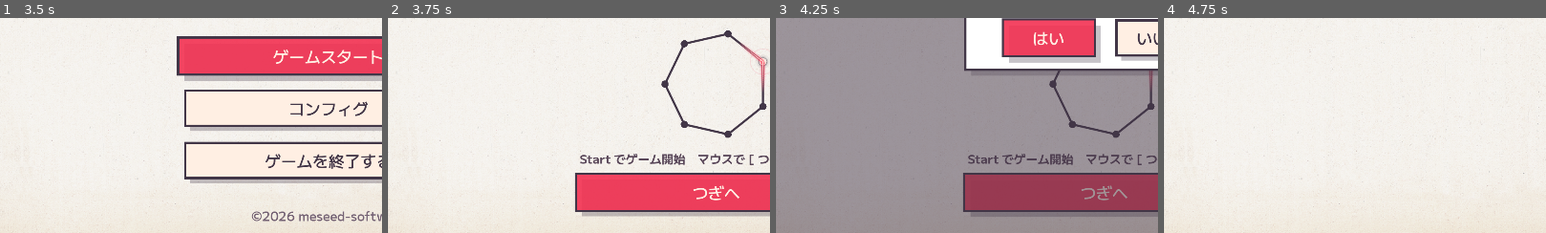
Above: before the commit, frames 1-4 (left to right).
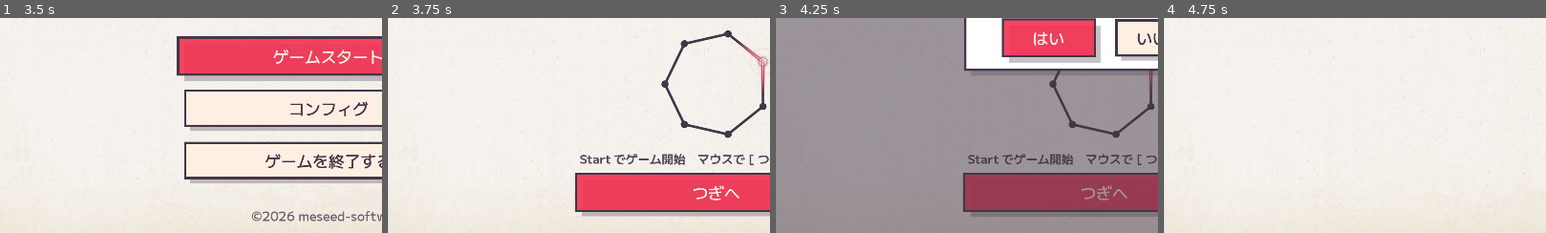
Above: after the commit, the same moments.

Repository: mogurer/Katadraw
Game: Godot game, scene res://scenes/game.tscn
The game is run twice, just before and just after one commit, with the same random seed, the same clock (stepped at 60 frames per second) and the same inputs.
Inputs (mouse positions are % of the whole screen's width and height, from its top left):
- Up to frame 1 (3.5 s): tap Enter at 0.5, 0.6 s; move the mouse to (72, 45) at 0.52 s; hold Right 0.53-1.25 s; click (72, 45) at 0.67 s; tap Space at 0.77 s; drag from (30, 55) to (45, 70) at 1.27 s; move the mouse to (60, 28) at 2.02 s; hold Right 2.03-2.75 s; tap Z at 2.1 s; drag from (45, 70) to (20, 35) at 2.77 s
- Up to frame 2 (3.75 s): tap Space at 3.5 s; move the mouse to (80, 65) at 3.52 s; hold Left from 3.53 s (still down); tap Backspace at 3.6 s
- Up to frame 3 (4.25 s): keep holding Left; tap Space at 3.77 s
- Up to frame 4 (4.75 s): release Left at 4.25 s; tap Enter at 4.25 s; drag from (20, 35) to (35, 25) at 4.27 s
The pictures show only the part of the screen within x 7-57%, y 50-100%; the shares and areas given below are measured in that part.

Frame 1 is identical in both runs. In frame 2, 0.4% of the frame differs, in the area x 72-98%, y 7-55%; in frame 3, 0.1%; in frame 4, nothing differs.

Commit message:
出題時のKATAの微修正、画面端やUIにかかる問題の解決
木緒作業

Diff:
--- a/Resources/stage_data.gd
+++ b/Resources/stage_data.gd
@@ -95,7 +95,7 @@
 		return _heptagram_silhouette_master_row.duplicate(true)
 	_heptagram_silhouette_master_row = _load_custom_stage_master_row(
 		HEPTAGRAM_SILHOUETTE_STAGE_JSON,
-		{"type": "heptagram_silhouette", "stage_id": "heptagram_silhouette", "num_points": 14, "min_radius": 128.0, "max_radius": 420.0, "variance": 0.15, "display_rate_min_pct": 80.0, "clear_pct": 97.0},
+		{"type": "heptagram_silhouette", "stage_id": "heptagram_silhouette", "num_points": 14, "min_radius": 128.0, "max_radius": 420.0, "variance": 0.1875, "display_rate_min_pct": 80.0, "clear_pct": 97.0},
 		"七芒星シルエット",
 		"heptagram_silhouette",
 		"heptagram_silhouette"
@@ -106,7 +106,7 @@
 static func get_stages() -> Array:
 	var overrides_list: Array = [
 		# チュートリアル: 正三角形（3頂点）
-		{"type": "triangle", "stage_id": "tutorial_triangle", "num_points": 3, "min_radius": 180.0, "max_radius": 260.0, "vertex_range": [3, 3], "variance": 0.20, "zigzag": 0.08, "clear_pct": 98.5},
+		{"type": "triangle", "stage_id": "tutorial_triangle", "num_points": 3, "min_radius": 162.0, "max_radius": 234.0, "vertex_range": [3, 3], "variance": 0.20, "zigzag": 0.08, "clear_pct": 98.5},
 		# テスト: 正方形（点対応・弧対応の判定を試す）
 		{"type": "square", "stage_id": "test_square", "num_points": 12, "min_radius": 180.0, "max_radius": 260.0, "variance": 0.20, "clear_pct": 97.5},
 		# circle: 14点、難易度2
--- a/scripts/game.gd
+++ b/scripts/game.gd
@@ -427,8 +427,8 @@
 	else:
 		font_din = font
 	var vp: Vector2 = get_viewport_rect().size
-	# Center shape in right 3/4 area (UI zone is left 1/4)
-	shape_center = Vector2(vp.x * GameConfig.UI_WIDTH_RATIO + (vp.x - vp.x * GameConfig.UI_WIDTH_RATIO) * 0.5, vp.y * 0.5)
+	# 有効エリア中央（上下左右40px + 右上UI禁忌ゾーン考慮）
+	shape_center = _default_stage_shape_center(vp)
 	_setup_audio()
 	# Load logo texture
 	logo_texture = _load_texture("res://assets/UI/messed_logo.png")
@@ -813,8 +813,10 @@
 
 
 func _default_stage_shape_center(vp: Vector2) -> Vector2:
-	# 左1/4がUIのため、右3/4領域の中央に図形を配置
-	return Vector2(vp.x * GameConfig.UI_WIDTH_RATIO + (vp.x - vp.x * GameConfig.UI_WIDTH_RATIO) * 0.5, vp.y * 0.5)
+	# 画面中央を基準に、上端の TIME UI 被りを避けるため Y を少し下げる
+	# 右上禁忌ゾーンは上端の一角のみのため X は画面中央のままでよい
+	# 点のクランプは _keep_points_inside_playfield が担う
+	return Vector2(vp.x * 0.5, vp.y * 0.5 + 80.0)
 
 
 func _begin_stage_with_config(idx: int, cfg: Dictionary, center: Vector2, next_state: String = "guide_info", reset_move_track: bool = true) -> void:
--- a/scripts/stage_manager.gd
+++ b/scripts/stage_manager.gd
@@ -230,6 +230,19 @@
 func _keep_points_inside_playfield(pts: Array[Vector2], viewport_size: Vector2) -> void:
 	if pts.is_empty():
 		return
+	# 上下左右 40px マージン
+	const PLAY_MARGIN: float = 40.0
+	var play_left: float  = PLAY_MARGIN
+	var play_right: float = viewport_size.x - PLAY_MARGIN
+	var play_top: float   = PLAY_MARGIN
+	var play_bottom: float = viewport_size.y - PLAY_MARGIN
+	# STAGE/TIME UI 禁忌ゾーン（右上）: HUDボックス左端 + ラベル幅(約130) + 40px余白
+	# box_x_base = vp.x - 384 (= right_margin24 + box_w350 + extra10)
+	# ラベルはさらに左に ~130px → 禁忌左端 = vp.x - 384 - 130 - 40 = vp.x - 554
+	# TIME 下端 = 160 (time_y100 + box_h60)、40px余白 → 禁忌下端 = 200
+	var ui_x_left: float   = viewport_size.x - 554.0
+	const UI_Y_BOTTOM: float = 200.0  # TIME下端160 + 余白40
+
 	var min_x: float = INF
 	var max_x: float = -INF
 	var min_y: float = INF
@@ -240,10 +253,7 @@
 		min_y = minf(min_y, p.y)
 		max_y = maxf(max_y, p.y)
 
-	var play_left: float = viewport_size.x * GameConfig.UI_WIDTH_RATIO
-	var play_right: float = viewport_size.x
-	var play_top: float = 0.0
-	var play_bottom: float = viewport_size.y
+	# グループ全体をシフト（基本マージン逸脱を補正）
 	var offset := Vector2.ZERO
 	if min_x < play_left:
 		offset.x = play_left - min_x
@@ -257,10 +267,14 @@
 		for i in range(pts.size()):
 			pts[i] = pts[i] + offset
 
+	# 個別クランプ: 基本マージン + 右上 UI 禁忌ゾーン
 	for i in range(pts.size()):
 		var p: Vector2 = pts[i]
 		p.x = clampf(p.x, play_left, play_right)
 		p.y = clampf(p.y, play_top, play_bottom)
+		# 右上 UI 禁忌ゾーン内にある点は UI 下端まで押し下げる
+		if p.x >= ui_x_left and p.y < UI_Y_BOTTOM:
+			p.y = UI_Y_BOTTOM
 		pts[i] = p
 
 
--- a/scripts/ui_renderer.gd
+++ b/scripts/ui_renderer.gd
@@ -63,7 +63,7 @@
 const POINT_COLOR_2 := Color(0.55, 0.20, 0.30)
 const POINT_RADIUS := 9.0
 const POINT_RADIUS_HOVER := 13.0
-const LINE_WIDTH := 4.0
+const LINE_WIDTH := 5.0
 # ガイド線から遠いほど大きい円（px 半径）。距離は get_distance_to_hint_guide_outline 基準
 const POINT_RADIUS_GUIDE_NEAR_MIN := 5.0
 const POINT_RADIUS_GUIDE_FAR_MAX := 25.0
@@ -1134,8 +1134,7 @@
 	var lx: float = vp.x * _game.CONFIG_MENU_LX_RATIO
 	var box_w: float = vp.x * _game.CONFIG_MENU_BOX_W_RATIO
 	var label_fs: int = 36
-	var val_fs: int = 34
-	var box_h: float = (_game.font.get_ascent(val_fs) + _game.font.get_descent(val_fs)) * 1.5
+	var box_h: float = (_game.font_din.get_ascent(50) + _game.font_din.get_descent(50)) * 1.5
 
 	var win_label: String = tr("CONFIG_FULLSCREEN") if _game.is_fullscreen else tr("CONFIG_WINDOW")
 	var item_labels: Array[String] = [
@@ -1173,8 +1172,9 @@
 		_game.draw_rect(Rect2(box_rect.position + shadow_offset, box_rect.size), Color(0.26, 0.21, 0.28, 0.30))
 		_game.draw_rect(box_rect, Color(1.0, 1.0, 1.0))
 		_game.draw_rect(box_rect, Color(0.26, 0.21, 0.28), false, 5.75)
-		var val_baseline_y: float = box_rect.position.y + (bh + _game.font.get_ascent(val_fs) - _game.font.get_descent(val_fs)) * 0.5
 		var val_font: Font = _game.font_din if (i == 2 or i == 3) else _game.font
+		var val_fs: int = 50 if (i == 2 or i == 3) else 34
+		var val_baseline_y: float = box_rect.position.y + (bh + val_font.get_ascent(val_fs) - val_font.get_descent(val_fs)) * 0.5
 		_game.draw_string(val_font, Vector2(box_rect.position.x, val_baseline_y), item_values[i], HORIZONTAL_ALIGNMENT_CENTER, bw, val_fs, val_c)
 		var c: Color = sel_c if is_sel else text_c
 		var label_font: Font = _game.font_bold if is_sel else _game.font
@@ -1492,6 +1492,9 @@
 			vp.x * GameConfig.UI_WIDTH_RATIO + (vp.x - vp.x * GameConfig.UI_WIDTH_RATIO) * 0.5,
 			vp.y * 0.5
 		)
+		# STAGE1（三角形）の見本のみ100px下に移動
+		if _game.stage_manager.current_stage == 0:
+			sc.y += 100.0
 		_game.shape_center = sc
 		_game.stage_manager.recompute_hud_guide_layout_if_needed(sc, vp)
 
@@ -1890,11 +1893,16 @@
 	var shape_cy: float = top_block_bottom + available_h / 2.0
 	var intro_shape_w: float = 600.0
 	var intro_shape_h: float = 360.0
+	# ステージ別見本サイズ調整（線幅は変更しない）
+	var guide_shape_scale: float = 1.0
+	match _game.stage_manager.current_stage:
+		1, 6: guide_shape_scale = 0.75  # STAGE2・STAGE7
+		7:    guide_shape_scale = 0.90  # STAGE8
 	if e4 > 0.001:
 		_stage_renderer.draw_guide_shape_fit_max(
 			Vector2(play_cx, shape_cy),
-			intro_shape_w * e4,
-			intro_shape_h * e4,
+			intro_shape_w * e4 * guide_shape_scale,
+			intro_shape_h * e4 * guide_shape_scale,
 			e4,
 			2.5
 		)
